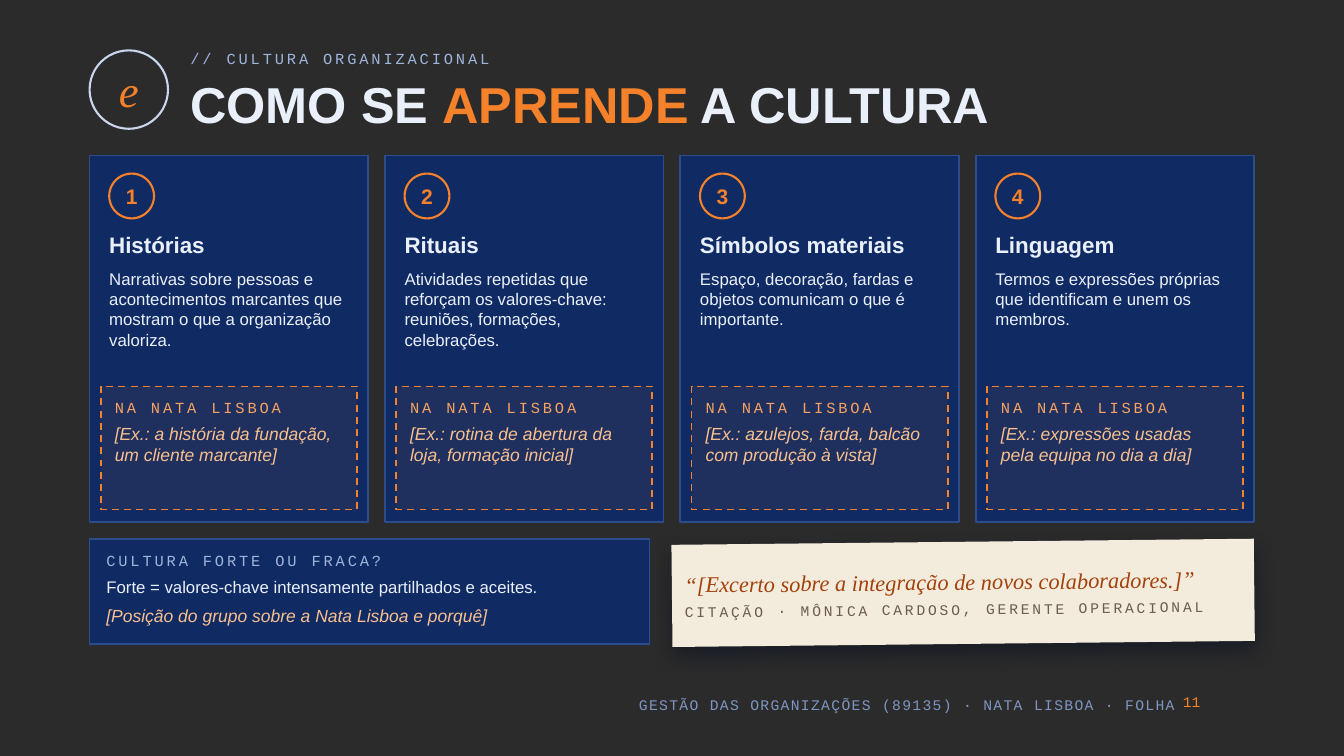
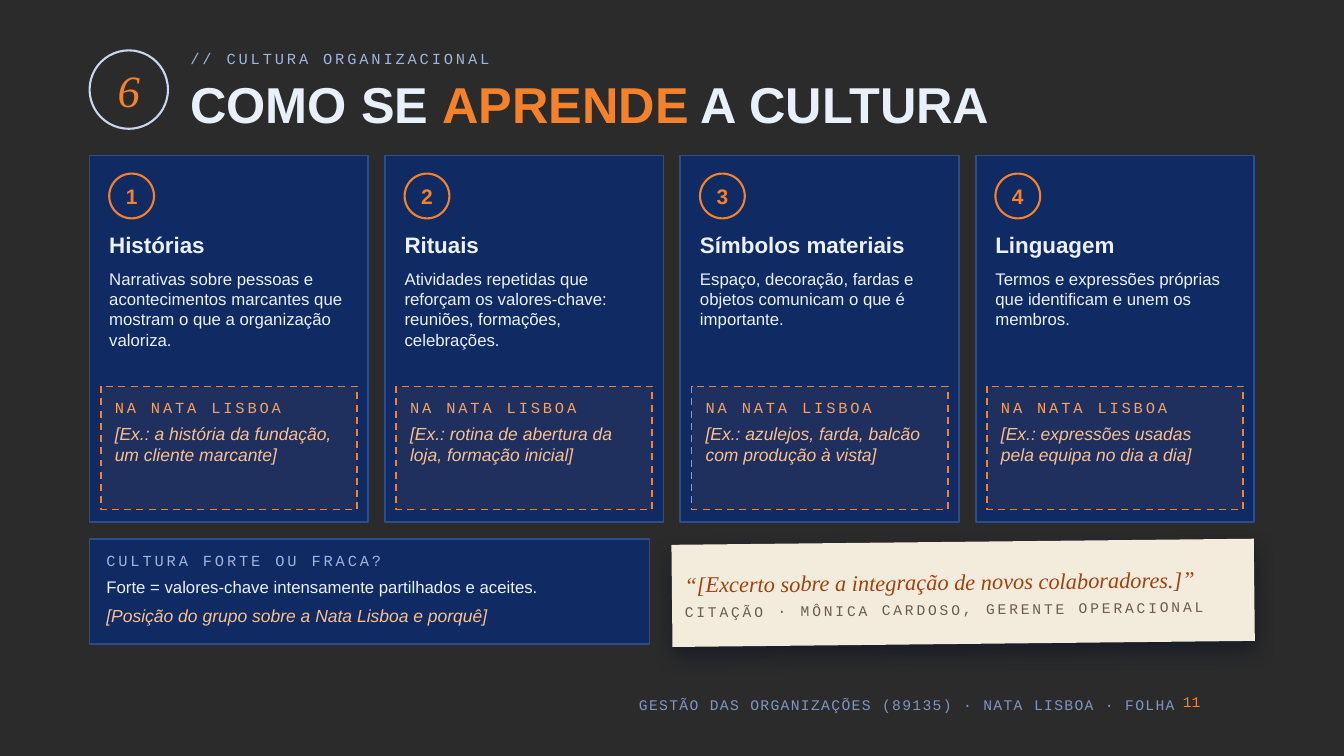
Before and after one commit to kd25gpgdw9-lang/Oceanum, a slide deck: slide 11 of apresentacao-go-89135/Nata_Lisboa_GO_89135.pptx. Drawn at 1344x756 pixels with LibreOffice and Linux fonts; fonts in the diff are those of the drawing; background and template pictures are left out; a plain dark background stands for a picture behind light text. Boxes give left, top, right and bottom in pixels: in the first picture for what was removed or moved away, otherwise in the second. Text is boxed around its words. In the diff, an @@ line names an element or a change of style, - is before the commit and + after.

```diff
--- a/apresentacao-go-89135/Nata_Lisboa_GO_89135.pptx
+++ b/apresentacao-go-89135/Nata_Lisboa_GO_89135.pptx
@@ text at bbox=[118, 77, 140, 108]: text changed @@
-e
+6
```
Also in this commit, not shown: 12 other slides changed, 3 other files.
